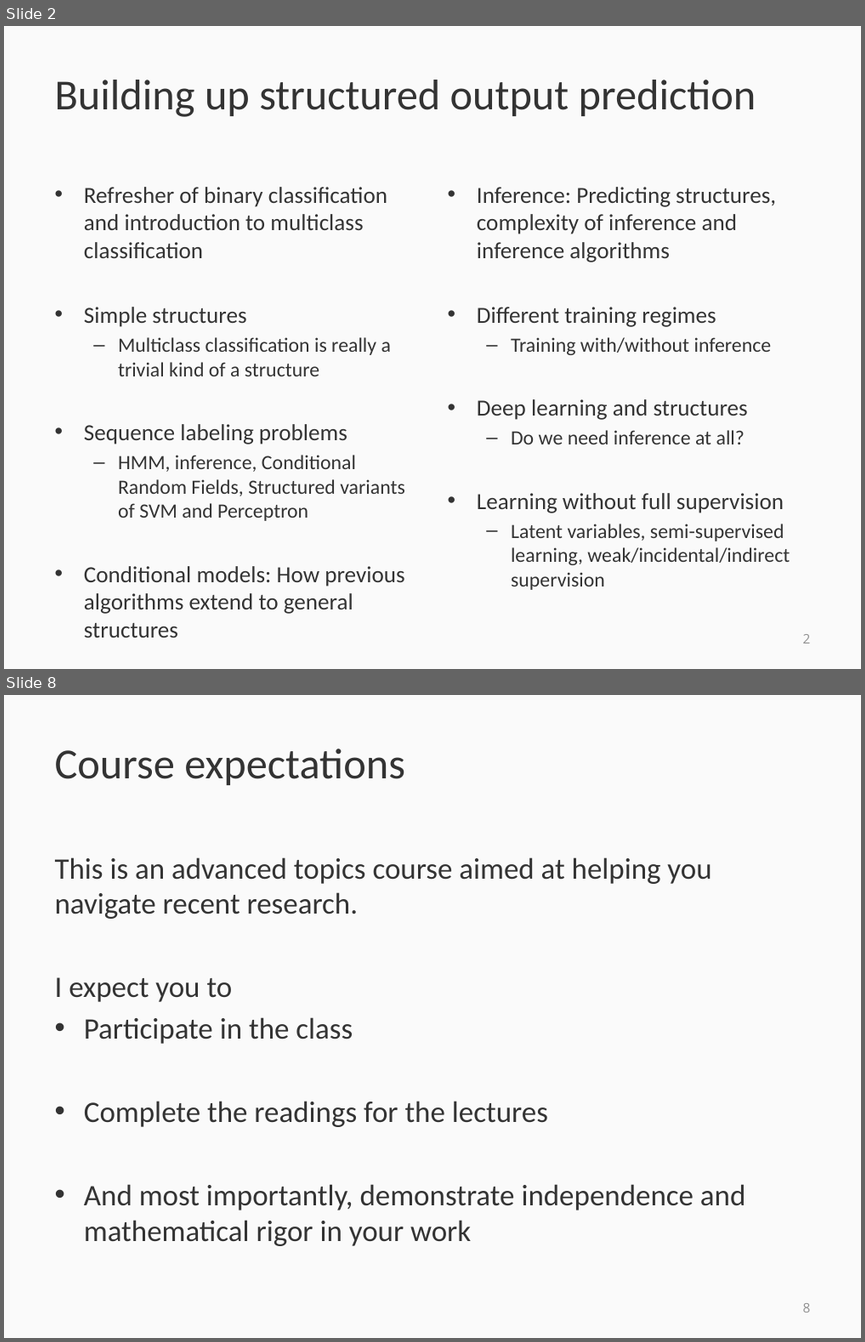
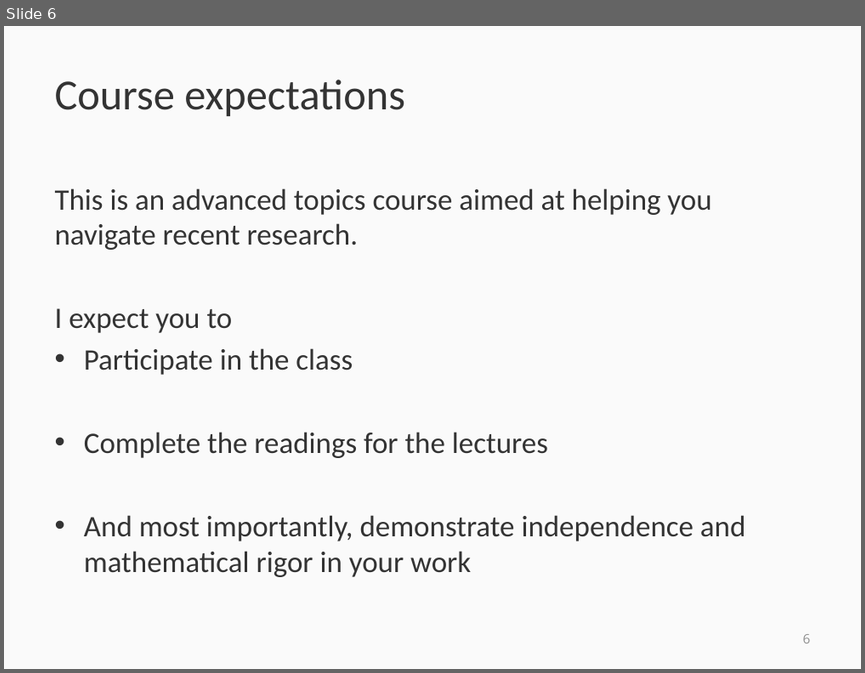
Before and after one commit to svivek/structured-prediction, a slide deck: slides/info/info.pptx. Shown one above the other, each under a label of ours: slides 2 and 8 before the commit, slide 6 after it; the slides between them are not shown. The pictures are 865x1342 and 865x673 pixels, drawn with LibreOffice and Linux fonts; fonts in the diff are those of the drawing. Boxes give left, top, right and bottom in pixels: in the first picture for what was removed or moved away, otherwise in the second. Text is boxed around its words. In the diff, an @@ line names an element or a change of style, - is before the commit and + after.

Commit message:
updated class

```diff
--- a/slides/info/info.pptx
+++ b/slides/info/info.pptx
@@ slide 2 removed at [4, 26, 861, 669], background #FAFAFA @@
@@ title removed at [55, 80, 756, 117] @@
-Building up structured output prediction
@@ text removed at [84, 187, 405, 613] @@
-• Refresher of binary classification and introduction to multiclass classification
-• Simple structures
-  – Multiclass classification is really a trivial kind of a structure
-• Sequence labeling problems
-  – HMM, inference, Conditional Random Fields, Structured variants of SVM and Perceptron
-• Conditional models: How previous algorithms extend to general structures
@@ text removed at [477, 187, 789, 590] @@
-• Inference: Predicting structures, complexity of inference and inference algorithms
-• Different training regimes
-  – Training with/without inference
-• Deep learning and structures
-  – Do we need inference at all?
-• Learning without full supervision
-  – Latent variables, semi-supervised learning, weak/incidental/indirect supervision
@@ page number removed at [803, 634, 811, 643] @@
-2
@@ what was slide 8 is now slide 6 @@
```
Also in this commit, not shown: 4 slides changed, 1 slide added, 2 other slides removed, 1 other file.
